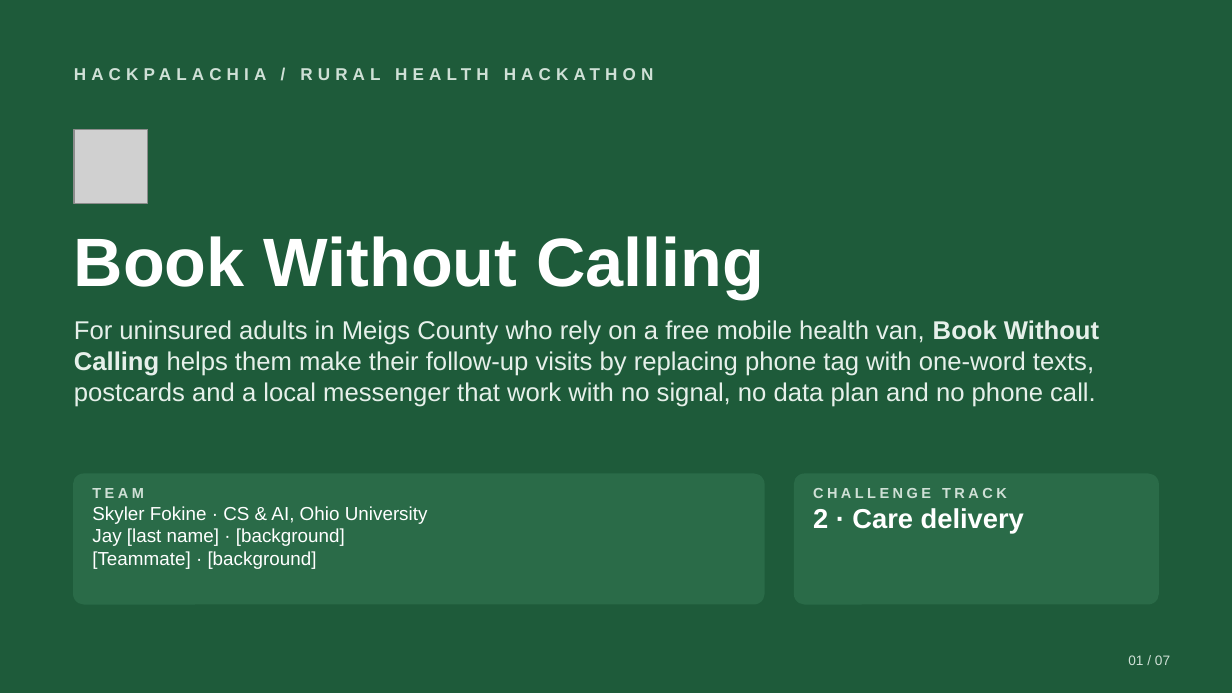
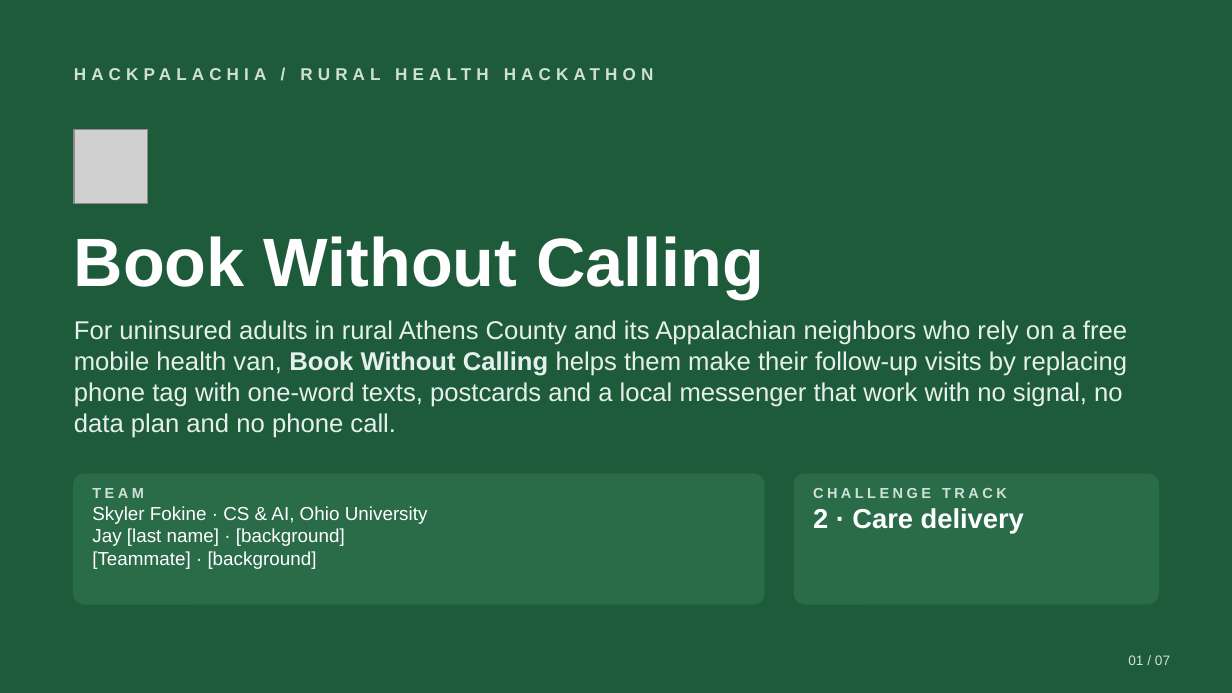
Before and after one commit to skylerfokine/book-without-calling, a slide deck: slide 1 of pitch/Book_Without_Calling_Pitch.pptx. Drawn at 1232x693 pixels with LibreOffice and Linux fonts; fonts in the diff are those of the drawing; grey boxes stand for pictures. Boxes give left, top, right and bottom in pixels: in the first picture for what was removed or moved away, otherwise in the second. Text is boxed around its words. In the diff, an @@ line names an element or a change of style, - is before the commit and + after.

```diff
--- a/pitch/Book_Without_Calling_Pitch.pptx
+++ b/pitch/Book_Without_Calling_Pitch.pptx
@@ text at (74, 320, 1127, 438): text changed @@
-For uninsured adults in Meigs County who rely on a free mobile health van, Book Without Calling helps them make their follow-up visits by replacing phone tag with one-word texts, postcards and a local messenger that work with no signal, no data plan and no phone call.
+For uninsured adults in rural Athens County and its Appalachian neighbors who rely on a free mobile health van, Book Without Calling helps them make their follow-up visits by replacing phone tag with one-word texts, postcards and a local messenger that work with no signal, no data plan and no phone call.
```
Also in this commit, not shown: 5 other slides changed, 1 other file.
